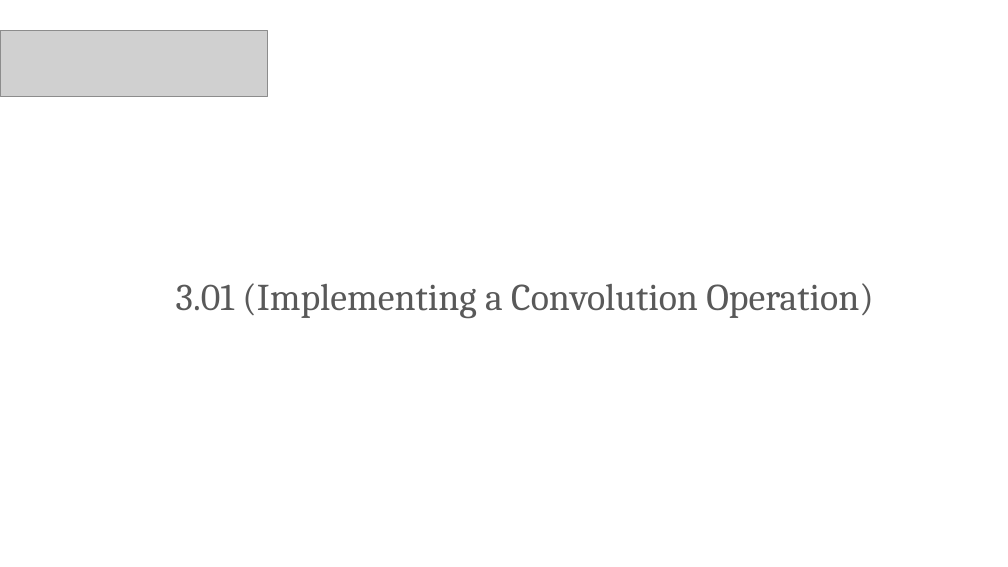
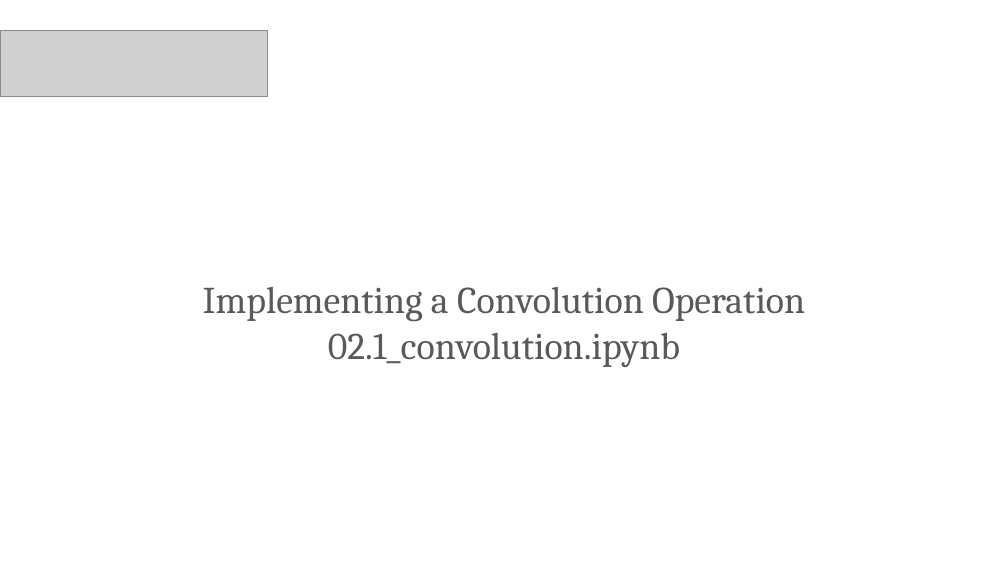
Before and after one commit to PracticumAI/cnn, a slide deck: slide 11 of presentations/02_cnn_anatomy.pptx. Drawn at 1008x567 pixels with LibreOffice and Linux fonts; fonts in the diff are those of the drawing; grey boxes stand for pictures. Boxes give left, top, right and bottom in pixels: in the first picture for what was removed or moved away, otherwise in the second. Text is boxed around its words. In the diff, an @@ line names an element or a change of style, - is before the commit and + after.

```diff
--- a/presentations/02_cnn_anatomy.pptx
+++ b/presentations/02_cnn_anatomy.pptx
@@ text "Implementing a Convolution Operation" at (203,287,805,367): vertical alignment bottom to top @@
@@ text at (203,287,805,367): text changed @@
-3.01 (Implementing a Convolution Operation)
+Implementing a Convolution Operation
+02.1_convolution.ipynb
```
Also in this commit, not shown: 1 slide added, 2 slides removed, 2 other files.
